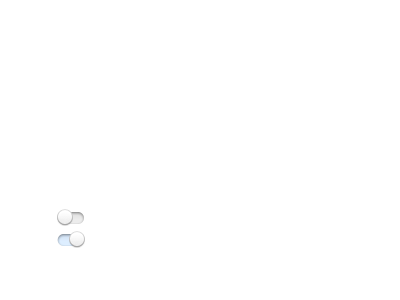
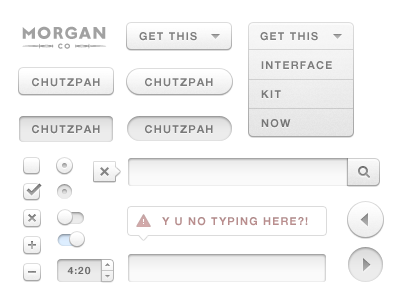
Comparing the layer stacks of the two 400 × 300 images. Changes:
showed group "number spinner" (6 layers) over [57, 259, 113, 282]
showed group "big arrows" (4 layers) over [348, 202, 383, 282]
showed group "form" (4 layers) over [128, 207, 326, 282]
showed group "square large buttons" (4 layers) over [19, 68, 113, 142]
showed group "round large buttons" (4 layers) over [127, 69, 232, 141]
showed group "square small buttons" (6 layers) over [24, 210, 40, 280]
showed group "search" (6 layers) over [94, 158, 379, 186]
showed group "checkboxes" (3 layers) over [24, 158, 42, 199]
showed group "radio buttons" (4 layers) over [57, 158, 72, 199]
showed group "dropdown" (13 layers) over [127, 23, 353, 136]
showed group "mo.rgan.co" (3 layers) over [22, 26, 107, 49]
